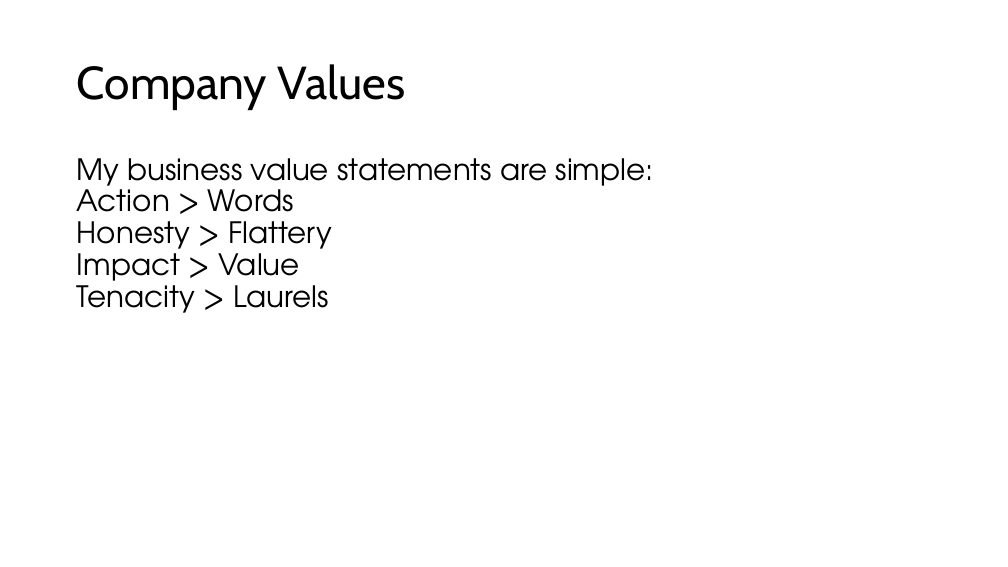
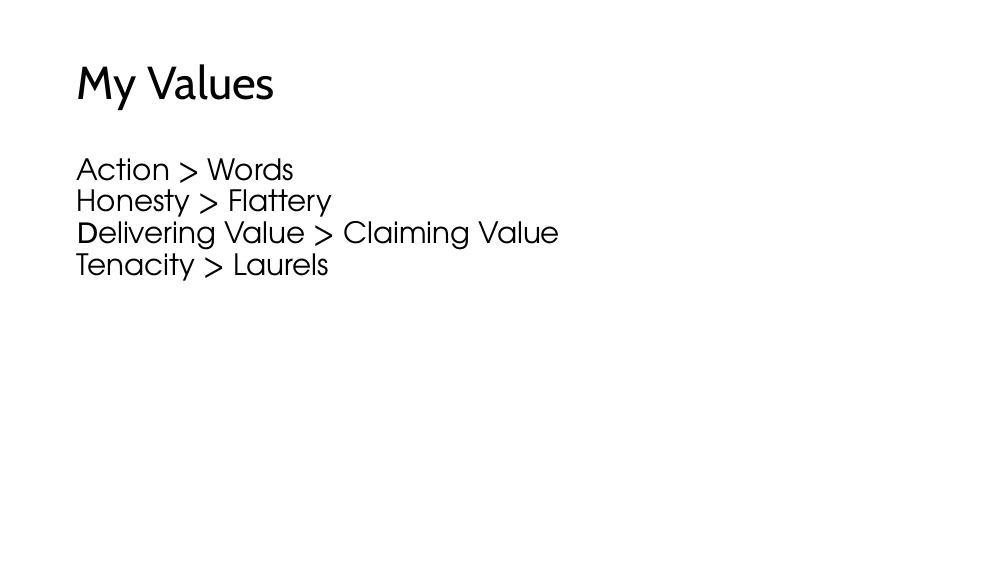
Before and after one commit to dtuuri/presentations, a slide deck: slide 3 of ShitIWishIKnew.pptx (slide 2 before the commit). Drawn at 1008x567 pixels with LibreOffice and Linux fonts; fonts in the diff are those of the drawing. Boxes give left, top, right and bottom in pixels: in the first picture for what was removed or moved away, otherwise in the second. Text is boxed around its words. In the diff, an @@ line names an element or a change of style, - is before the commit and + after.

```diff
--- a/ShitIWishIKnew.pptx
+++ b/ShitIWishIKnew.pptx
@@ title at <box>77,64,275,110</box>: text changed @@
-Company Values
+My Values
@@ text at <box>77,158,560,281</box>: text changed @@
-My business value statements are simple:
-Action > Words
-Honesty > Flattery
-Impact > Value
-Tenacity > Laurels
+Action > Words
+Honesty > Flattery
+Delivering Value > Claiming Value
+Tenacity > Laurels
```
Also in this commit, not shown: 8 other slides changed, 7 slides added, 2 slides removed.
